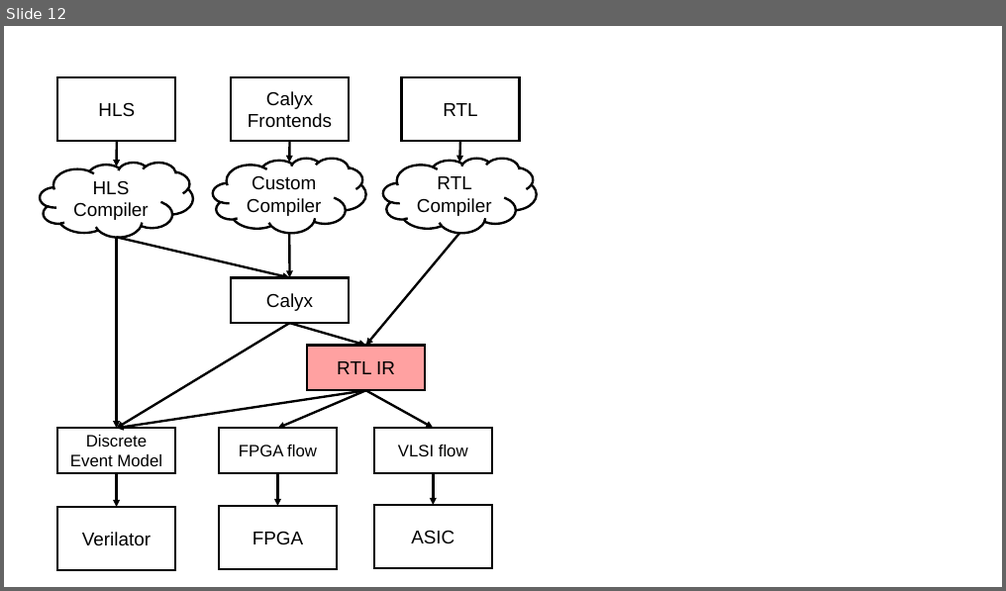
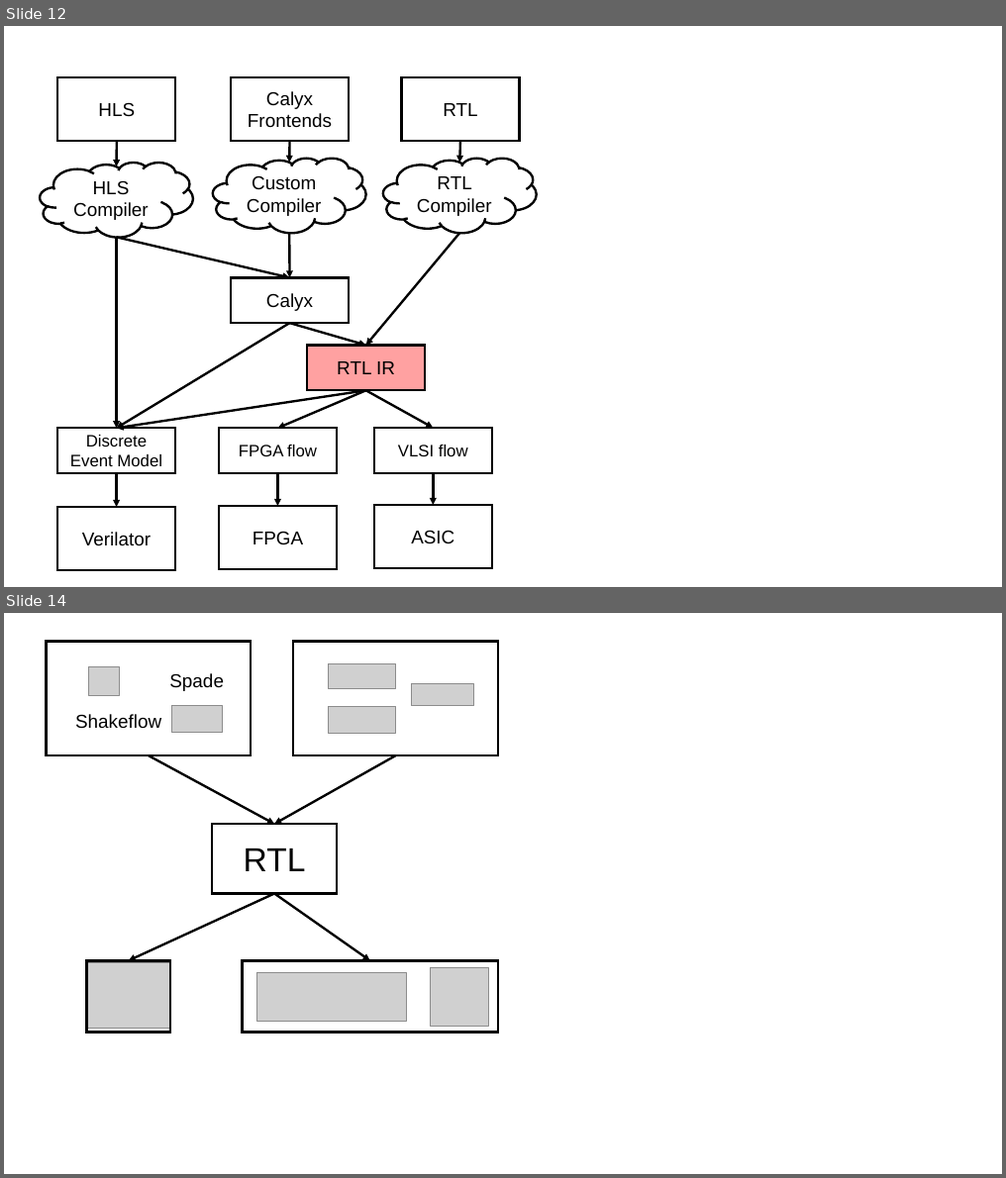
Before and after one commit to vighneshiyer/publications, a slide deck: figs/latte24/figs.pptx. Shown one above the other, each under a label of ours: slide 12 before the commit, slides 12 and 14 after it; the slides between them are not shown. The pictures are 1006x591 and 1006x1178 pixels, drawn with LibreOffice and Linux fonts; fonts in the diff are those of the drawing; grey boxes stand for pictures. Boxes give left, top, right and bottom in pixels: in the first picture for what was removed or moved away, otherwise in the second. Text is boxed around its words. In the diff, an @@ line names an element or a change of style, - is before the commit and + after.

```diff
--- a/figs/latte24/figs.pptx
+++ b/figs/latte24/figs.pptx
@@ slide 14 added at (x1=4, y1=613, x2=1002, y2=1174), background #FFFFFF @@
@@ group added at (x1=46, y1=641, x2=498, y2=1033): 8 pictures, 5 rectangles, 4 arrows, 2 texts @@
+Spade
+Shakeflow
+RTL
```
Also in this commit, not shown: 5 other slides added, 1 slide removed, 2 other files.
